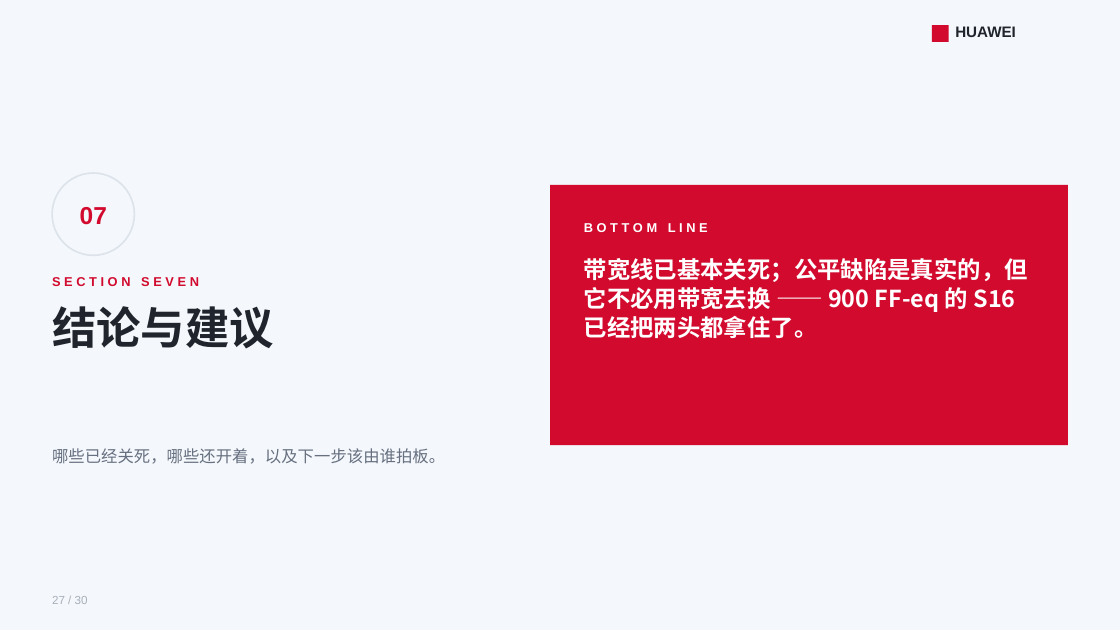
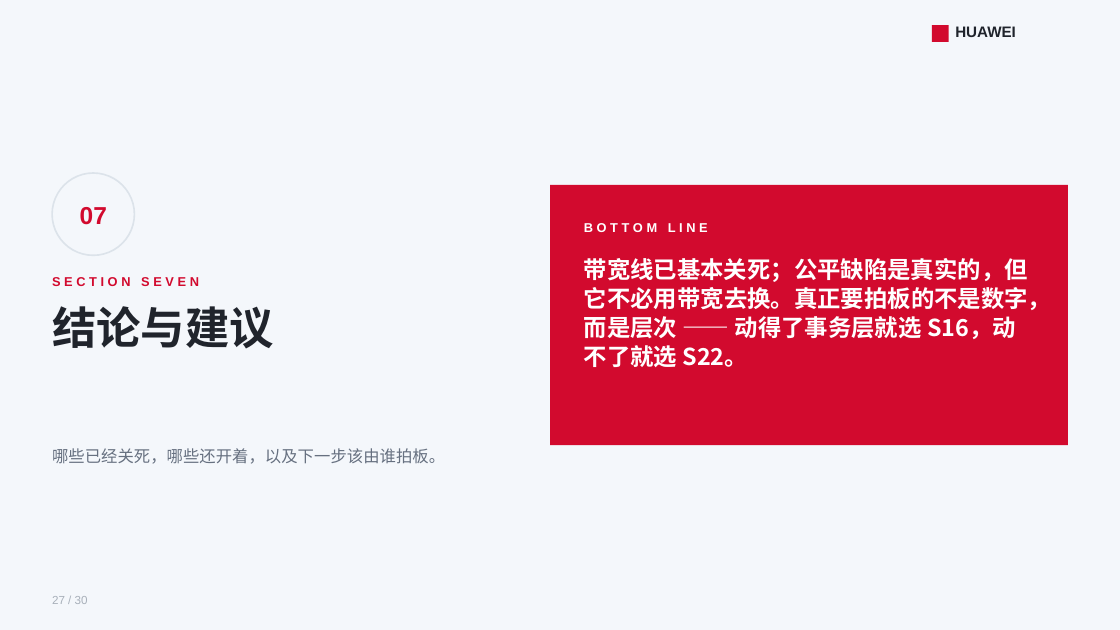
Before and after one commit to lukebest/booksim2, a slide deck: slide 27 of ppt/ring2-write-fairness.pptx. Drawn at 1120x630 pixels with LibreOffice and Linux fonts; fonts in the diff are those of the drawing. Boxes give left, top, right and bottom in pixels: in the first picture for what was removed or moved away, otherwise in the second. Text is boxed around its words. In the diff, an @@ line names an element or a change of style, - is before the commit and + after.

```diff
--- a/ppt/ring2-write-fairness.pptx
+++ b/ppt/ring2-write-fairness.pptx
@@ text at (584, 258, 1052, 367): text changed @@
-带宽线已基本关死；公平缺陷是真实的，但它不必用带宽去换 —— 900 FF‑eq 的 S16 已经把两头都拿住了。
+带宽线已基本关死；公平缺陷是真实的，但它不必用带宽去换。真正要拍板的不是数字，而是层次 —— 动得了事务层就选 S16，动不了就选 S22。
```
Also in this commit, not shown: 6 other slides changed, 6 other files.
